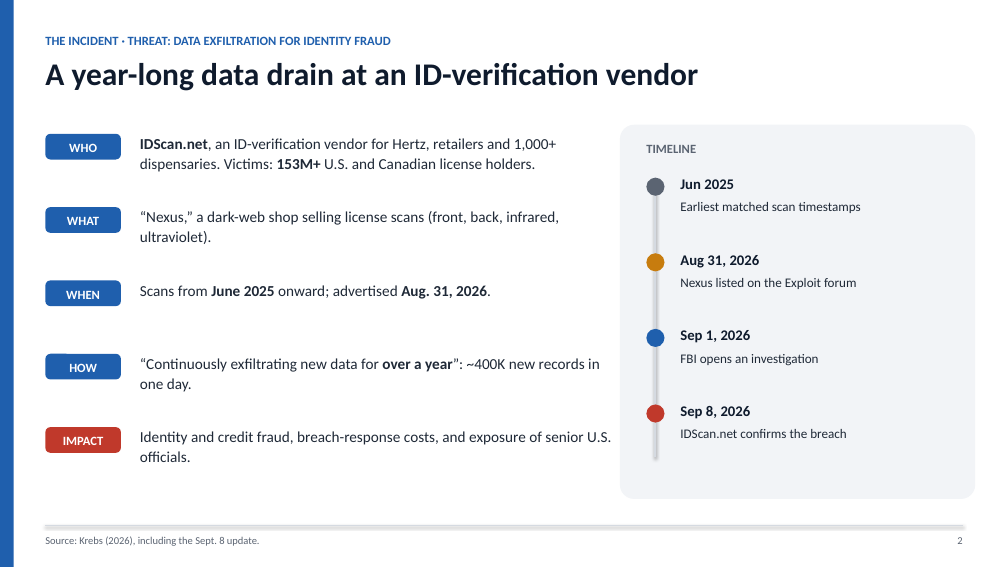
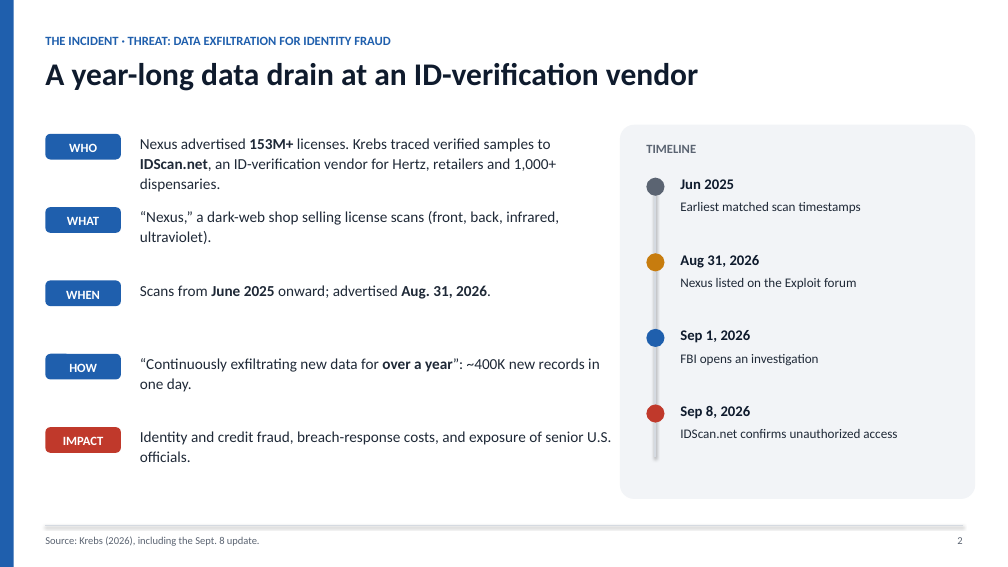
Before and after one commit to Ruthvik-Bandari/ArtificialIntelligence-for-Cybersecurity, a slide deck: slide 2 of module-02-cia-triad-analysis/Ruthvik_Nath_Bandari_Module2_CIA_Triad_Analysis.pptx. Drawn at 1008x567 pixels with LibreOffice and Linux fonts; fonts in the diff are those of the drawing. Boxes give left, top, right and bottom in pixels: in the first picture for what was removed or moved away, otherwise in the second. Text is boxed around its words. In the diff, an @@ line names an element or a change of style, - is before the commit and + after.

```diff
--- a/module-02-cia-triad-analysis/Ruthvik_Nath_Bandari_Module2_CIA_Triad_Analysis.pptx
+++ b/module-02-cia-triad-analysis/Ruthvik_Nath_Bandari_Module2_CIA_Triad_Analysis.pptx
@@ text at [140, 138, 556, 192]: text changed @@
-IDScan.net, an ID-verification vendor for Hertz, retailers and 1,000+ dispensaries. Victims: 153M+ U.S. and Canadian license holders.
+Nexus advertised 153M+ licenses. Krebs traced verified samples to IDScan.net, an ID-verification vendor for Hertz, retailers and 1,000+ dispensaries.
@@ text at [680, 429, 897, 438]: text changed @@
-IDScan.net confirms the breach
+IDScan.net confirms unauthorized access
```
Also in this commit, not shown: 5 other slides changed, 4 other files.
